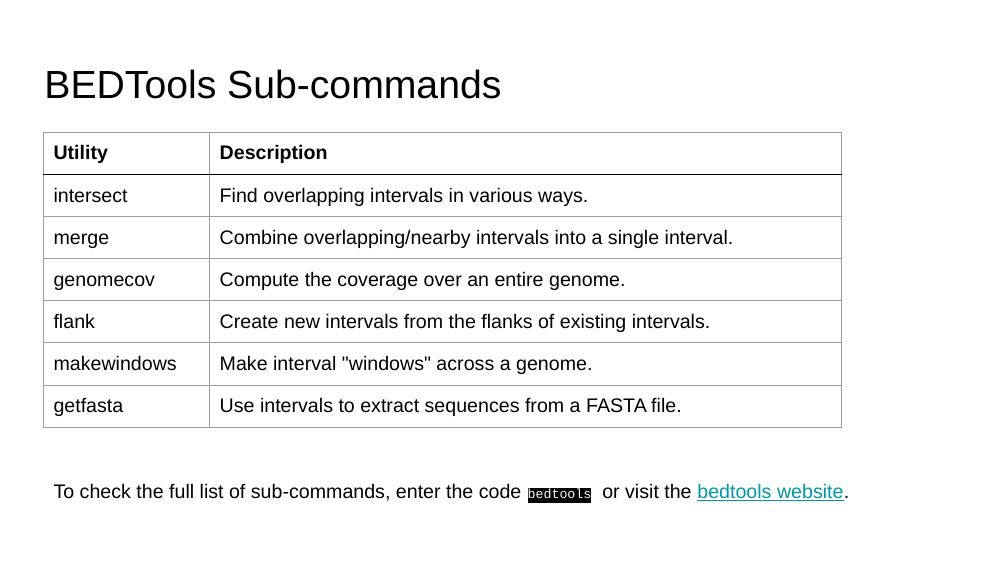
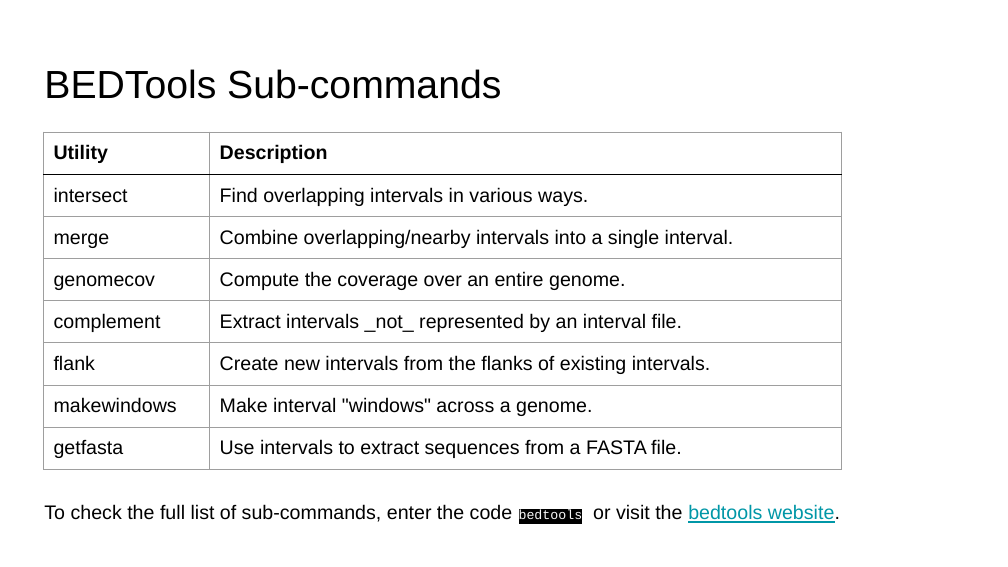
Before and after one commit to azgarian/bedtools-tutorial, a slide deck: slide 5 of The BEDTools suite.pptx. Drawn at 1008x567 pixels with LibreOffice and Linux fonts; fonts in the diff are those of the drawing. Boxes give left, top, right and bottom in pixels: in the first picture for what was removed or moved away, otherwise in the second. Text is boxed around its words. In the diff, an @@ line names an element or a change of style, - is before the commit and + after.

Commit message:
a slide added to presentation.

```diff
--- a/The BEDTools suite.pptx
+++ b/The BEDTools suite.pptx
@@ table at (43,132,842,463) @@
+row 5: complement | Extract intervals _not_ represented by an interval file.
@@ text "To check the full list ...": place and size @@
-text "To check the full list ..." at (54,483,849,503)
+text "To check the full list ..." at (44,504,840,524)
```
Also in this commit, not shown: 1 other slide changed, 1 slide added.
